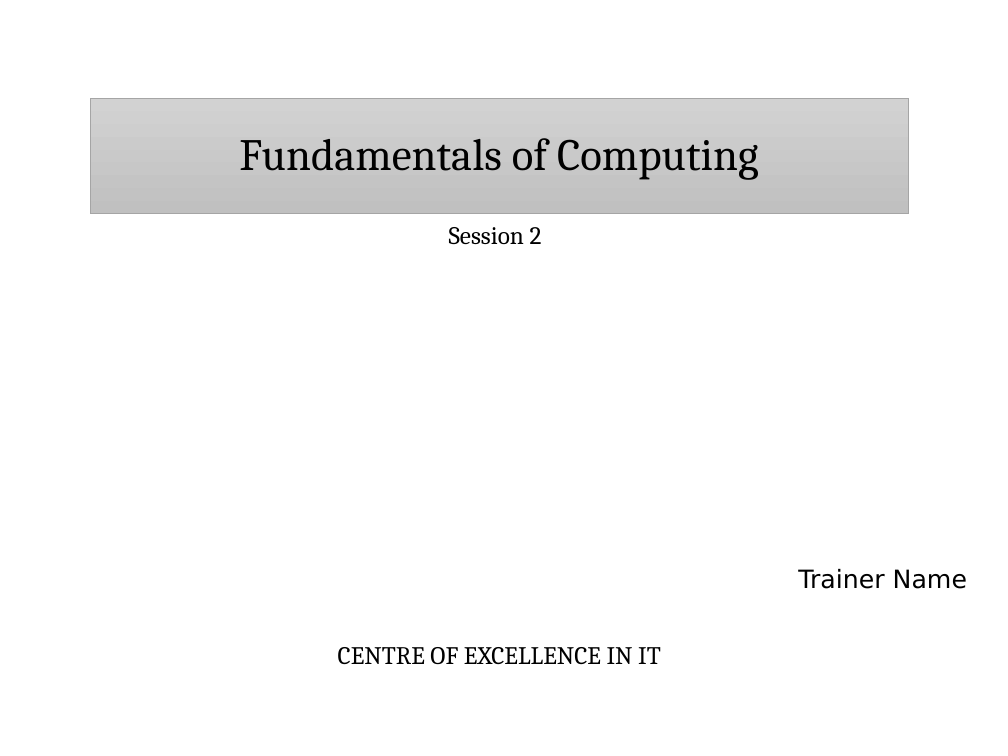
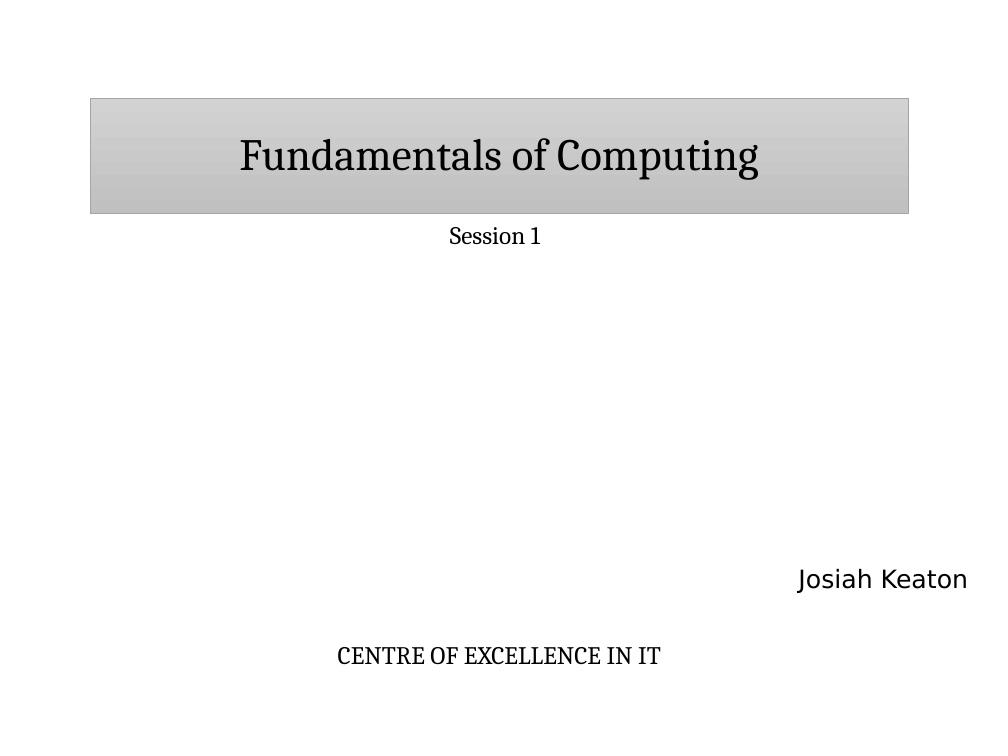
Before and after one commit to josiahkeaton/Training-Materials, a slide deck: slide 1 of Software Testing/Fundamentals of Computer & OS Concepts/ch1.ppt. Drawn at 1008x756 pixels with LibreOffice and Linux fonts; fonts in the diff are those of the drawing; background and template pictures are left out. Boxes give left, top, right and bottom in pixels: in the first picture for what was removed or moved away, otherwise in the second. Text is boxed around its words. In the diff, an @@ line names an element or a change of style, - is before the commit and + after.

```diff
--- a/Software Testing/Fundamentals of Computer & OS Concepts/ch1.ppt
+++ b/Software Testing/Fundamentals of Computer & OS Concepts/ch1.ppt
@@ text at [450, 227, 540, 244]: text changed @@
-Session 2
+Session 1
@@ text at [798, 569, 968, 593]: text changed @@
-Trainer Name
+Josiah Keaton
```
Also in this commit, not shown: 31 other slides changed, 24 other files.
